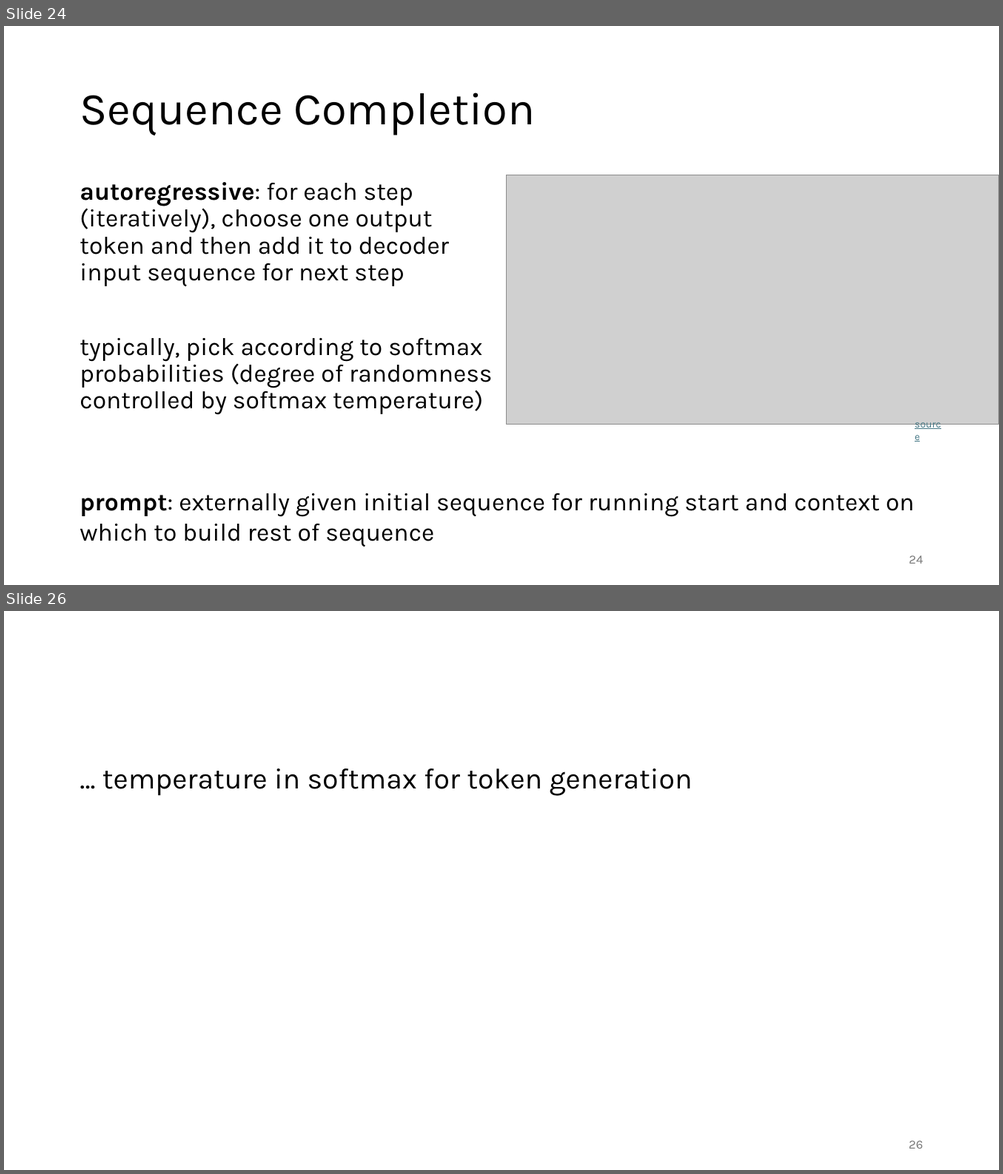
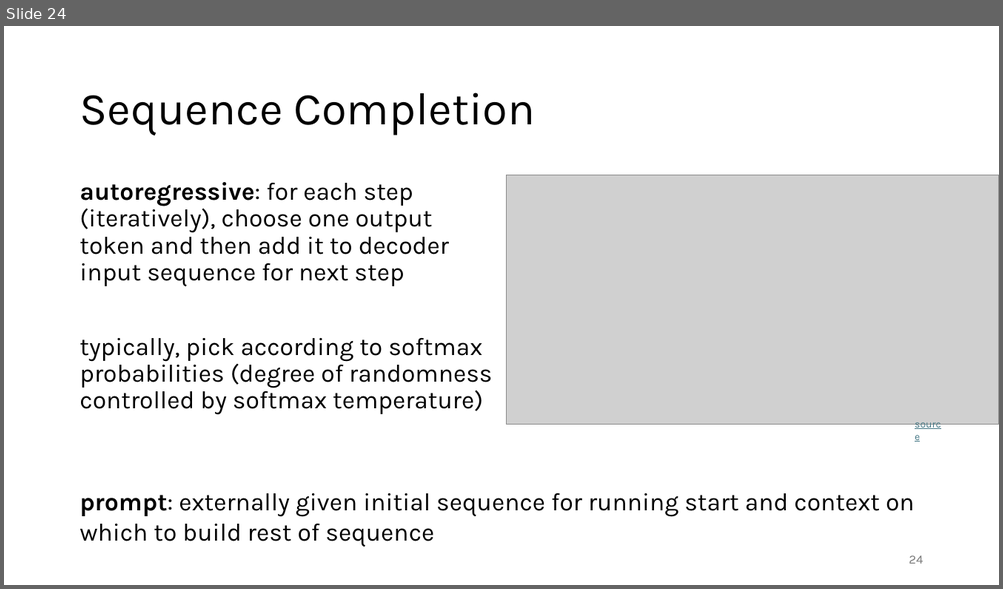
Before and after one commit to FelixWick/language_models, a slide deck: slides/2_transformer.pptx. Shown one above the other, each under a label of ours: slides 24 and 26 before the commit, slide 24 after it; the slides between them are not shown. The pictures are 1003x1174 and 1003x589 pixels, drawn with LibreOffice and Linux fonts; fonts in the diff are those of the drawing; grey boxes stand for pictures. Boxes give left, top, right and bottom in pixels: in the first picture for what was removed or moved away, otherwise in the second. Text is boxed around its words. In the diff, an @@ line names an element or a change of style, - is before the commit and + after.

```diff
--- a/slides/2_transformer.pptx
+++ b/slides/2_transformer.pptx
@@ slide 26 removed at [4, 611, 999, 1170], background #FFFFFF @@
@@ text removed at [102, 769, 692, 796] @@
-… temperature in softmax for token generation
@@ page number removed at [908, 1141, 922, 1149] @@
-26
```
Also in this commit, not shown: 1 slide changed, 2 slides added, 1 other slide removed, 5 other files.
